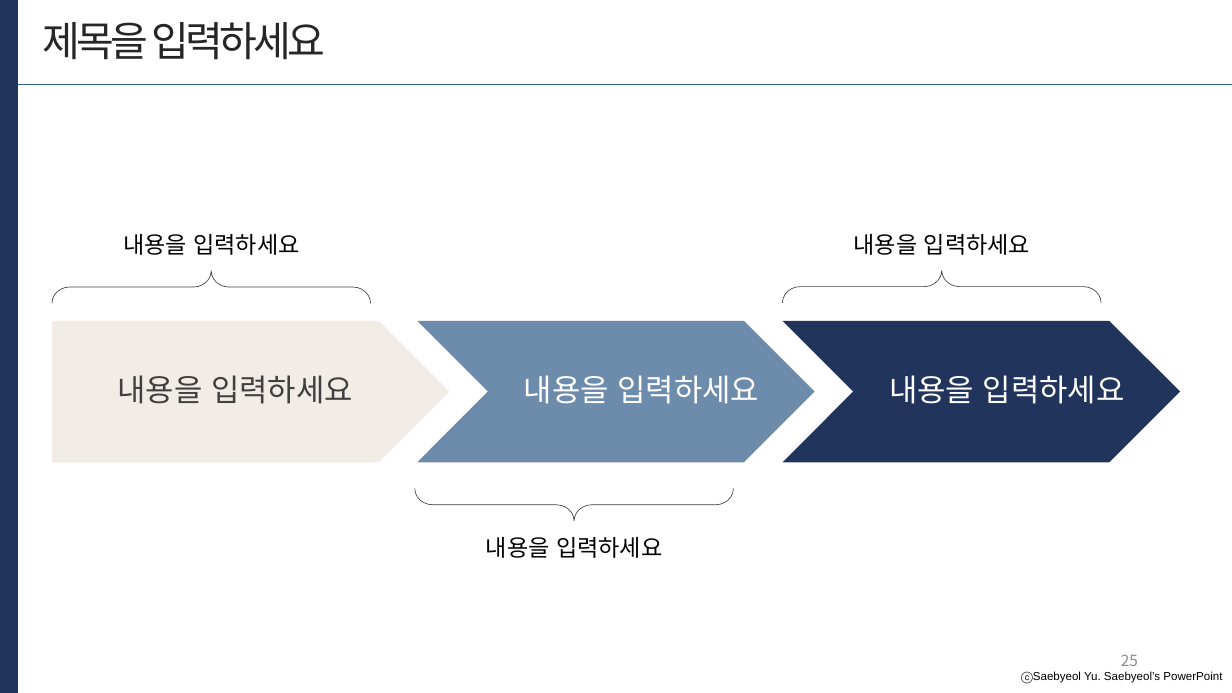
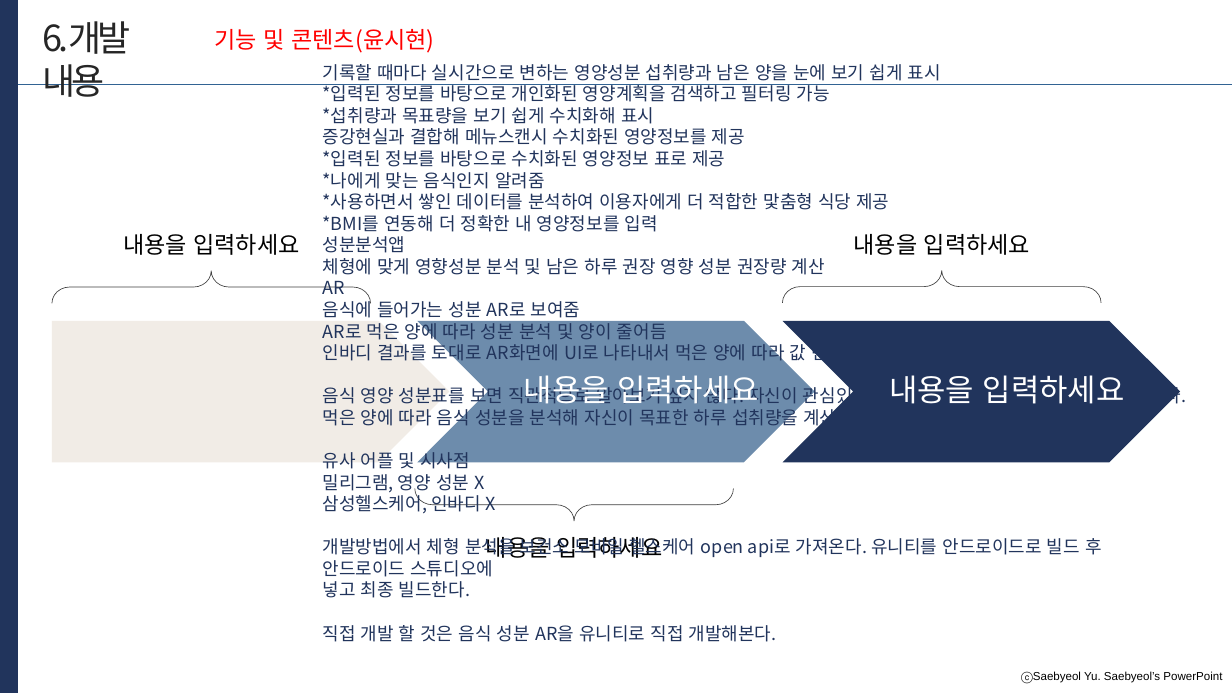
Before and after one commit to developerYHLee/University_Homework, a slide deck: slide 25 of 기말과제.pptx. Drawn at 1232x693 pixels with LibreOffice and Linux fonts; fonts in the diff are those of the drawing. Boxes give left, top, right and bottom in pixels: in the first picture for what was removed or moved away, otherwise in the second. Text is boxed around its words. In the diff, an @@ line names an element or a change of style, - is before the commit and + after.

```diff
--- a/기말과제.pptx
+++ b/기말과제.pptx
@@ text removed at (42, 22, 326, 60) @@
-제목을 입력하세요
@@ text added at (42, 21, 130, 97), 28 pt, text #262626 @@
+6.개발 내용
@@ text added at (215, 29, 434, 53), 18 pt, text #FF0000 @@
+기능 및 콘텐츠(윤시현)
@@ text added at (323, 64, 1187, 642), 14 pt, text #21345C @@
+기록할 때마다 실시간으로 변하는 영양성분 섭취량과 남은 양을 눈에 보기 쉽게 표시
+*입력된 정보를 바탕으로 개인화된 영양계획을 검색하고 필터링 가능
+*섭취량과 목표량을 보기 쉽게 수치화해 표시
+증강현실과 결합해 메뉴스캔시 수치화된 영양정보를 제공
+*입력된 정보를 바탕으로 수치화된 영양정보 표로 제공
+*나에게 맞는 음식인지 알려줌
+*사용하면서 쌓인 데이터를 분석하여 이용자에게 더 적합한 맟춤형 식당 제공
+*BMI를 연동해 더 정확한 내 영양정보를 입력
+성분분석앱
+체형에 맞게 영향성분 분석 및 남은 하루 권장 영향 성분 권장량 계산
+AR
+음식에 들어가는 성분 AR로 보여줌
+AR로 먹은 양에 따라 성분 분석 및 양이 줄어듬
+인바디 결과를 토대로 AR화면에 UI로 나타내서 먹은 양에 따라 값 변화
+음식 영양 성분표를 보면 직관적으로 알아보기 싶지 않다. 자신이 관심있는 영양소만 대충 보고 넘어가는 경우가 많다.
+먹은 양에 따라 음식 성분을 분석해 자신이 목표한 하루 섭취량을 계산하는데 도움을 준다.
+유사 어플 및 시사점
+밀리그램, 영양 성분 X
+삼성헬스케어, 인바디 X
+개발방법에서 체형 분석을 보건소 모바일 헬스케어 open api로 가져온다. 유니티를 안드로이드로 빌드 후 안드로이드 스튜디오에
+넣고 최종 빌드한다.
+직접 개발 할 것은 음식 성분 AR을 유니티로 직접 개발해본다.
@@ text removed at (118, 375, 353, 404) @@
-내용을 입력하세요
@@ page number removed at (1121, 654, 1138, 666) @@
-25
```
Also in this commit, not shown: 1 other slide changed.
